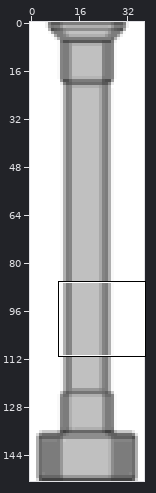
Two states of a sprite sheet, assets/pce_images/Lubricator 8ft + NPT Port.png. Above: a wide view before the commit, with the close-up outlined.
Close-up. First the earlier version:
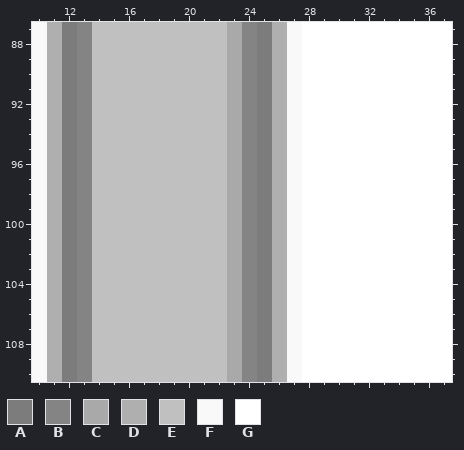
The file is 38x153 pixels. Colours within 5 levels of each other are drawn and written as one. Shown: x 10..37, y 87..110.
Palette (. is transparent): A #7c7c7c  B #848484  C #a9a9a9  D #afafaf  E #c0c0c0  F #f9f9f9  G #ffffff
Pixels before, first column x 10:
 87 FDABEEEEEEEEECBADFGGGGGGGGGG
 88 FDABEEEEEEEEECBADFGGGGGGGGGG
 89 FDABEEEEEEEEECBADFGGGGGGGGGG
 90 FDABEEEEEEEEECBADFGGGGGGGGGG
 91 FDABEEEEEEEEECBADFGGGGGGGGGG
 92 FDABEEEEEEEEECBADFGGGGGGGGGG
 93 FDABEEEEEEEEECBADFGGGGGGGGGG
 94 FDABEEEEEEEEECBADFGGGGGGGGGG
 95 FDABEEEEEEEEECBADFGGGGGGGGGG
 96 FDABEEEEEEEEECBADFGGGGGGGGGG
 97 FDABEEEEEEEEECBADFGGGGGGGGGG
 98 FDABEEEEEEEEECBADFGGGGGGGGGG
 99 FDABEEEEEEEEECBADFGGGGGGGGGG
100 FDABEEEEEEEEECBADFGGGGGGGGGG
101 FDABEEEEEEEEECBADFGGGGGGGGGG
102 FDABEEEEEEEEECBADFGGGGGGGGGG
103 FDABEEEEEEEEECBADFGGGGGGGGGG
104 FDABEEEEEEEEECBADFGGGGGGGGGG
105 FDABEEEEEEEEECBADFGGGGGGGGGG
106 FDABEEEEEEEEECBADFGGGGGGGGGG
107 FDABEEEEEEEEECBADFGGGGGGGGGG
108 FDABEEEEEEEEECBADFGGGGGGGGGG
109 FDABEEEEEEEEECBADFGGGGGGGGGG
110 FDABEEEEEEEEECBADFGGGGGGGGGG
After:
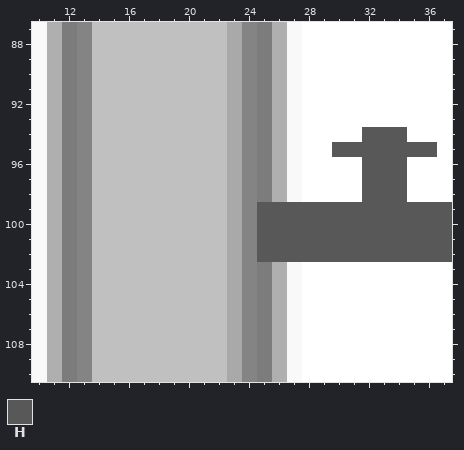
Colours new in this view: H #585858
Diff:
y 94: x 32..34 GGG -> HHH
y 95: x 30..36 GGGGGGG -> HHHHHHH
y 96..98: x 32..34 GGG -> HHH
y 99..102: x 25..37 ADFGGGGGGGGGG -> HHHHHHHHHHHHH
Where, in picture pixels (left, top, right, bottom), the same in both close-ups:
changed: (257, 127, 452, 262)
